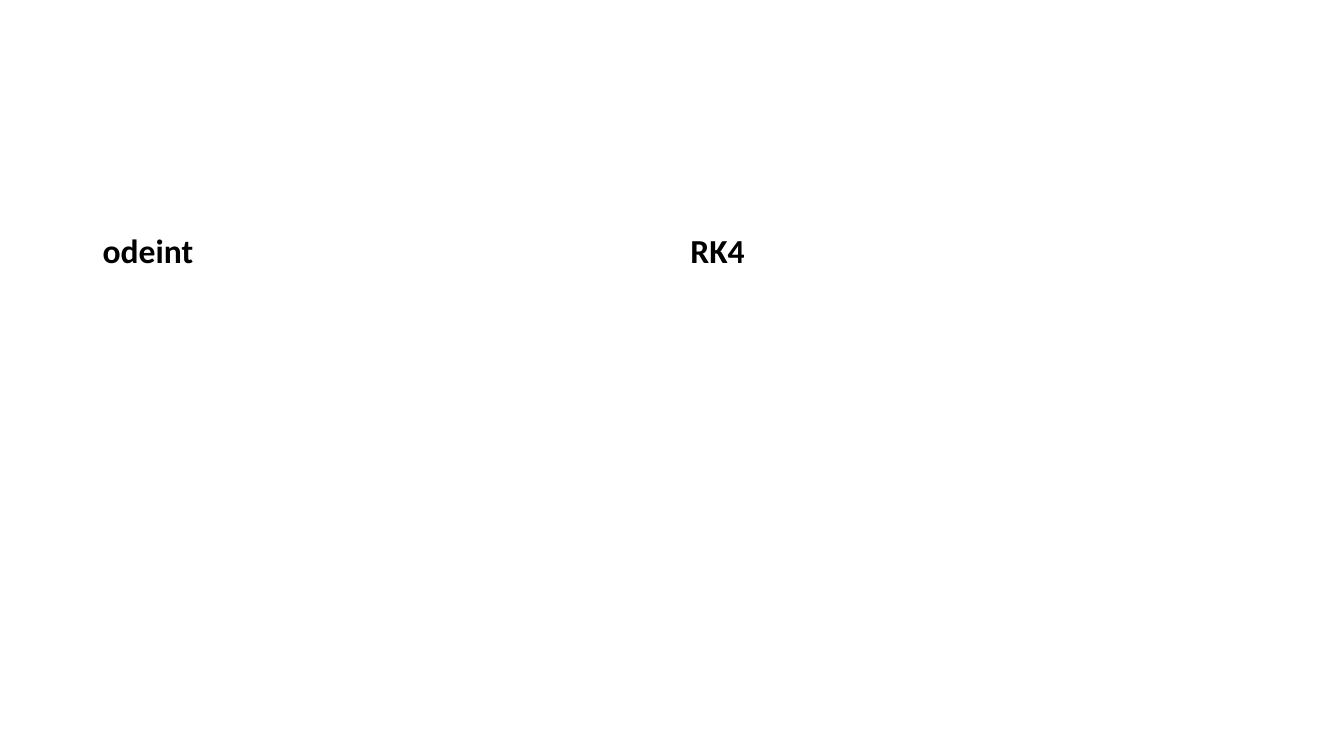
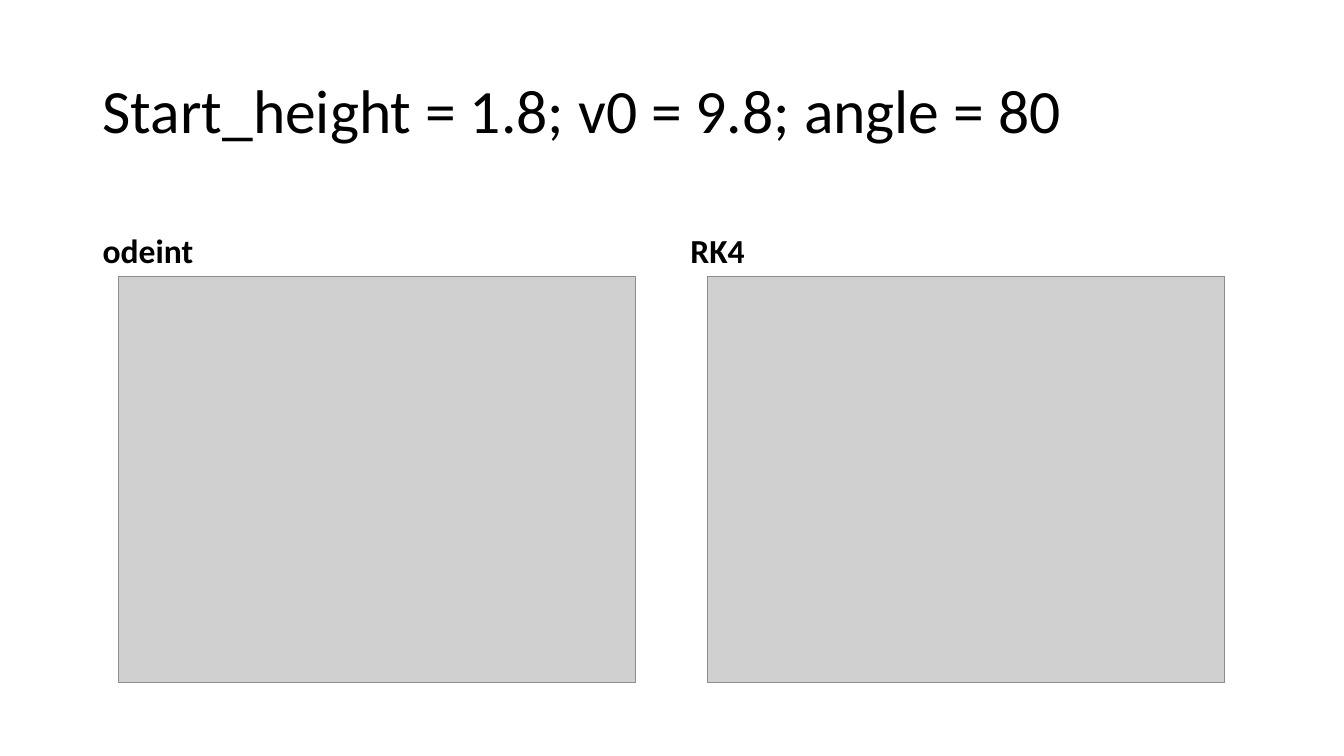
Before and after one commit to cawelch/hoop-never-misses, a slide deck: slide 3 of Weekly Presentations/Week 2.pptx. Drawn at 1344x756 pixels with LibreOffice and Linux fonts; fonts in the diff are those of the drawing; grey boxes stand for pictures. Boxes give left, top, right and bottom in pixels: in the first picture for what was removed or moved away, otherwise in the second. Text is boxed around its words. In the diff, an @@ line names an element or a change of style, - is before the commit and + after.

```diff
--- a/Weekly Presentations/Week 2.pptx
+++ b/Weekly Presentations/Week 2.pptx
@@ title added at [103,90,1060,144], 44 pt, text #000000 @@
+Start_height = 1.8; v0 = 9.8; angle = 80
@@ picture added at [119,276,635,683] @@
@@ picture added at [708,276,1224,683] @@
```
Also in this commit, not shown: 6 other slides changed, 1 slide added, 1 slide removed, 2 other files.
